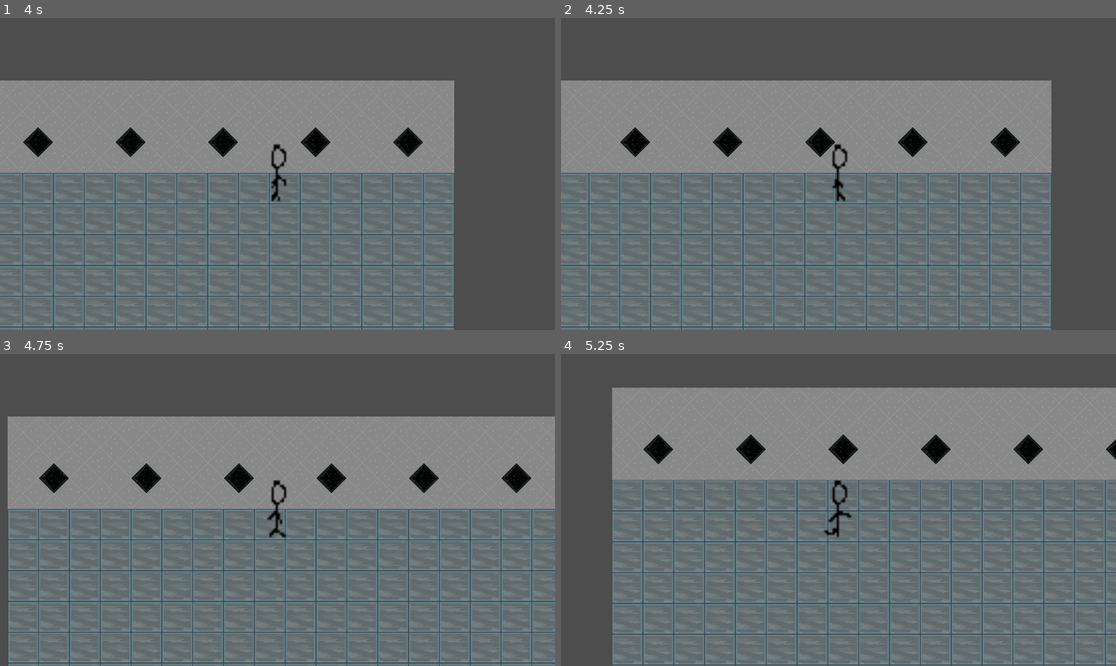
Above: before the commit, frames 1-4 (two rows, left to right).
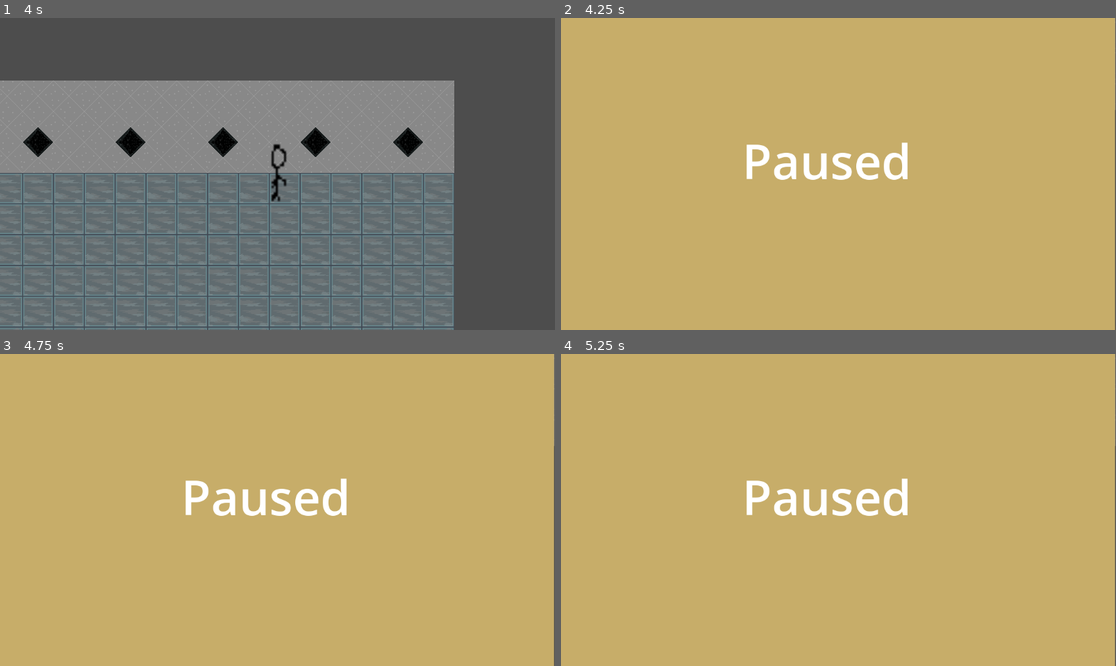
Above: after the commit, the same moments.

Repository: Saileeee/soup
Game: Godot game, scene res://tile_map_layer.tscn
Same seed, same stepped clock (60 frames per second), same inputs: the game is played once before the commit and once after it. The project has no main scene, so this scene is started directly.
Inputs:
- Up to frame 1 (4 s): tap Enter at 0.5 s; hold Right (move_right) 0.53-1.28 s; hold Down (move_down) 1.28-2.03 s; hold Right (move_right) 2.03-2.78 s; hold Up (move_up) 2.78-3.53 s; hold Left (move_left) from 3.53 s (still down)
- Up to frame 2 (4.25 s): keep holding Left (move_left); tap P (pause) at 4.15 s
- Up to frame 3 (4.75 s): keep holding Left (move_left)
- Up to frame 4 (5.25 s): release Left (move_left) at 5.03 s; hold Down (move_down) from 5.03 s (still down)

Frame 1 is identical in both runs. In frame 2, 100% of the frame differs, in the area x 0-100%, y 0-100%; in frame 3, 100%; in frame 4, 100%.

Commit message:
ahhhhhh pause

Diff:
--- /dev/null
+++ b/new-game-project/character.tscn
@@ -0,0 +1,82 @@
+[gd_scene load_steps=13 format=3 uid="uid://dtwo5c65ymkeq"]
+
+[ext_resource type="Script" path="res://character_body_2d.gd" id="1_krs7i"]
+[ext_resource type="Texture2D" uid="uid://svfy1rdsd76c" path="res://Art/New Piskel.png" id="2_lqvd3"]
+[ext_resource type="Script" path="res://main_camera.gd" id="3_nicrq"]
+
+[sub_resource type="RectangleShape2D" id="RectangleShape2D_ah63b"]
+size = Vector2(38, 12)
+
+[sub_resource type="AtlasTexture" id="AtlasTexture_7sjgs"]
+atlas = ExtResource("2_lqvd3")
+region = Rect2(0, 0, 32, 32)
+
+[sub_resource type="AtlasTexture" id="AtlasTexture_afpcd"]
+atlas = ExtResource("2_lqvd3")
+region = Rect2(32, 0, 32, 32)
+
+[sub_resource type="AtlasTexture" id="AtlasTexture_atfxa"]
+atlas = ExtResource("2_lqvd3")
+region = Rect2(64, 0, 32, 32)
+
+[sub_resource type="AtlasTexture" id="AtlasTexture_gkh6w"]
+atlas = ExtResource("2_lqvd3")
+region = Rect2(0, 32, 32, 32)
+
+[sub_resource type="AtlasTexture" id="AtlasTexture_y1pbq"]
+atlas = ExtResource("2_lqvd3")
+region = Rect2(32, 32, 32, 32)
+
+[sub_resource type="AtlasTexture" id="AtlasTexture_2quap"]
+atlas = ExtResource("2_lqvd3")
+region = Rect2(64, 32, 32, 32)
+
+[sub_resource type="AtlasTexture" id="AtlasTexture_dlgvx"]
+atlas = ExtResource("2_lqvd3")
+region = Rect2(0, 64, 32, 32)
+
+[sub_resource type="SpriteFrames" id="SpriteFrames_bkgo7"]
+animations = [{
+"frames": [{
+"duration": 1.0,
+"texture": SubResource("AtlasTexture_7sjgs")
+}, {
+"duration": 1.0,
+"texture": SubResource("AtlasTexture_afpcd")
+}, {
+"duration": 1.0,
+"texture": SubResource("AtlasTexture_atfxa")
+}, {
+"duration": 1.0,
+"texture": SubResource("AtlasTexture_gkh6w")
+}, {
+"duration": 1.0,
+"texture": SubResource("AtlasTexture_y1pbq")
+}, {
+"duration": 1.0,
+"texture": SubResource("AtlasTexture_2quap")
+}, {
+"duration": 1.0,
+"texture": SubResource("AtlasTexture_dlgvx")
+}],
+"loop": true,
+"name": &"default",
+"speed": 5.0
+}]
+
+[node name="character" type="CharacterBody2D"]
+position = Vector2(470, 194)
+script = ExtResource("1_krs7i")
+metadata/_edit_group_ = true
+
+[node name="CollisionShape2D" type="CollisionShape2D" parent="."]
+position = Vector2(0, 53)
+shape = SubResource("RectangleShape2D_ah63b")
+
+[node name="AnimatedSprite2D" type="AnimatedSprite2D" parent="."]
+position = Vector2(5, -7)
+scale = Vector2(4.28709, 4.51115)
+sprite_frames = SubResource("SpriteFrames_bkgo7")
+
+[node name="main_camera" type="Camera2D" parent="."]
+script = ExtResource("3_nicrq")
--- /dev/null
+++ b/new-game-project/main_camera.gd
@@ -0,0 +1,15 @@
+extends Camera2D
+
+
+# Called when the node enters the scene tree for the first time.
+func _ready() -> void:
+	pass # Replace with function body.
+
+
+# Called every frame. 'delta' is the elapsed time since the previous frame.
+func _process(delta: float) -> void:
+	pass
+
+
+func _on_pause_screen_hidden() -> void:
+	make_current()
--- a/new-game-project/pause_screen.gd
+++ b/new-game-project/pause_screen.gd
@@ -1,11 +1,15 @@
 extends Control
-
 
 # Called when the node enters the scene tree for the first time.
 func _ready() -> void:
-	pass # Replace with function body.
+	hide()
 
 
 # Called every frame. 'delta' is the elapsed time since the previous frame.
-func _process(delta: float) -> void:
-	pass
+func _process(delta: float) -> void: #can still move when paused
+	if Input.is_action_just_pressed("pause"):
+		if visible:
+			hide()
+		else:
+			show()
+			$paused_camera.make_current()
--- a/new-game-project/pause_screen.tscn
+++ b/new-game-project/pause_screen.tscn
@@ -1,4 +1,6 @@
-[gd_scene format=3 uid="uid://b0nj375db5qvi"]
+[gd_scene load_steps=2 format=3 uid="uid://b0nj375db5qvi"]
+
+[ext_resource type="Script" path="res://pause_screen.gd" id="1_dy1dk"]
 
 [node name="Pause screen" type="Control"]
 layout_mode = 3
@@ -7,11 +9,12 @@
 anchor_bottom = 1.0
 grow_horizontal = 2
 grow_vertical = 2
+script = ExtResource("1_dy1dk")
 
 [node name="ColorRect" type="ColorRect" parent="."]
 layout_mode = 0
 offset_right = 1150.0
-offset_bottom = 645.0
+offset_bottom = 649.0
 color = Color(0.779984, 0.679626, 0.413639, 1)
 
 [node name="Label" type="Label" parent="."]
@@ -22,3 +25,6 @@
 offset_bottom = 366.0
 theme_override_font_sizes/font_size = 100
 text = "Paused"
+
+[node name="paused_camera" type="Camera2D" parent="."]
+position = Vector2(576, 325)
--- a/new-game-project/tile_map_layer.tscn
+++ b/new-game-project/tile_map_layer.tscn
@@ -1,9 +1,9 @@
-[gd_scene load_steps=19 format=4 uid="uid://d4ekh484m0"]
+[gd_scene load_steps=11 format=4 uid="uid://d4ekh484m0"]
 
 [ext_resource type="Texture2D" uid="uid://58tidc3a5vtq" path="res://Art/floor.png" id="1_f7jio"]
 [ext_resource type="Texture2D" uid="uid://c736fgqaly46u" path="res://Art/wall (2).png" id="2_agabv"]
-[ext_resource type="Texture2D" uid="uid://svfy1rdsd76c" path="res://Art/New Piskel.png" id="3_3nvlh"]
-[ext_resource type="Script" path="res://character_body_2d.gd" id="3_y6h8f"]
+[ext_resource type="PackedScene" uid="uid://dtwo5c65ymkeq" path="res://character.tscn" id="3_ym8r2"]
+[ext_resource type="PackedScene" uid="uid://b0nj375db5qvi" path="res://pause_screen.tscn" id="5_kx4wv"]
 
 [sub_resource type="TileSetAtlasSource" id="TileSetAtlasSource_f7vld"]
 texture = ExtResource("1_f7jio")
@@ -22,65 +22,18 @@
 sources/0 = SubResource("TileSetAtlasSource_f7vld")
 sources/2 = SubResource("TileSetAtlasSource_f5rkd")
 
-[sub_resource type="RectangleShape2D" id="RectangleShape2D_ah63b"]
-size = Vector2(38, 12)
+[sub_resource type="GDScript" id="GDScript_a0xu1"]
+script/source = "extends TileMapLayer
 
-[sub_resource type="AtlasTexture" id="AtlasTexture_7sjgs"]
-atlas = ExtResource("3_3nvlh")
-region = Rect2(0, 0, 32, 32)
+# Called when the node enters the scene tree for the first time.
+func _ready() -> void:
+	pass # Replace with function body.
 
-[sub_resource type="AtlasTexture" id="AtlasTexture_afpcd"]
-atlas = ExtResource("3_3nvlh")
-region = Rect2(32, 0, 32, 32)
 
-[sub_resource type="AtlasTexture" id="AtlasTexture_atfxa"]
-atlas = ExtResource("3_3nvlh")
-region = Rect2(64, 0, 32, 32)
-
-[sub_resource type="AtlasTexture" id="AtlasTexture_gkh6w"]
-atlas = ExtResource("3_3nvlh")
-region = Rect2(0, 32, 32, 32)
-
-[sub_resource type="AtlasTexture" id="AtlasTexture_y1pbq"]
-atlas = ExtResource("3_3nvlh")
-region = Rect2(32, 32, 32, 32)
-
-[sub_resource type="AtlasTexture" id="AtlasTexture_2quap"]
-atlas = ExtResource("3_3nvlh")
-region = Rect2(64, 32, 32, 32)
-
-[sub_resource type="AtlasTexture" id="AtlasTexture_dlgvx"]
-atlas = ExtResource("3_3nvlh")
-region = Rect2(0, 64, 32, 32)
-
-[sub_resource type="SpriteFrames" id="SpriteFrames_bkgo7"]
-animations = [{
-"frames": [{
-"duration": 1.0,
-"texture": SubResource("AtlasTexture_7sjgs")
-}, {
-"duration": 1.0,
-"texture": SubResource("AtlasTexture_afpcd")
-}, {
-"duration": 1.0,
-"texture": SubResource("AtlasTexture_atfxa")
-}, {
-"duration": 1.0,
-"texture": SubResource("AtlasTexture_gkh6w")
-}, {
-"duration": 1.0,
-"texture": SubResource("AtlasTexture_y1pbq")
-}, {
-"duration": 1.0,
-"texture": SubResource("AtlasTexture_2quap")
-}, {
-"duration": 1.0,
-"texture": SubResource("AtlasTexture_dlgvx")
-}],
-"loop": true,
-"name": &"default",
-"speed": 5.0
-}]
+# Called every frame. 'delta' is the elapsed time since the previous frame.
+func _process(delta: float) -> void:
+	pass
+"
 
 [sub_resource type="RectangleShape2D" id="RectangleShape2D_1k155"]
 size = Vector2(1152, 20)
@@ -91,22 +44,9 @@
 [node name="TileMapLayer" type="TileMapLayer"]
 tile_map_data = PackedByteArray("AAAAAAEAAgAAAAAAAAABAAEAAgABAAAAAAACAAEAAgAAAAAAAAADAAEAAgAAAAAAAAAEAAEAAgABAAAAAAAFAA …(2800 unchanged characters)…
 tile_set = SubResource("TileSet_d3ayc")
+script = SubResource("GDScript_a0xu1")
 
-[node name="CharacterBody2D" type="CharacterBody2D" parent="."]
-position = Vector2(470, 194)
-script = ExtResource("3_y6h8f")
-metadata/_edit_group_ = true
-
-[node name="CollisionShape2D" type="CollisionShape2D" parent="CharacterBody2D"]
-position = Vector2(0, 53)
-shape = SubResource("RectangleShape2D_ah63b")
-
-[node name="AnimatedSprite2D" type="AnimatedSprite2D" parent="CharacterBody2D"]
-position = Vector2(5, -7)
-scale = Vector2(4.28709, 4.51115)
-sprite_frames = SubResource("SpriteFrames_bkgo7")
-
-[node name="Camera2D" type="Camera2D" parent="CharacterBody2D"]
+[node name="CharacterBody2D" parent="." instance=ExtResource("3_ym8r2")]
 
 [node name="StaticBody2D" type="StaticBody2D" parent="."]
 
@@ -131,3 +71,7 @@
 [node name="CollisionShape2D" type="CollisionShape2D" parent="StaticBody2D4"]
 position = Vector2(575, 650)
 shape = SubResource("RectangleShape2D_1k155")
+
+[node name="Pause screen" parent="." instance=ExtResource("5_kx4wv")]
+offset_left = 1.0
+offset_right = 1.0
